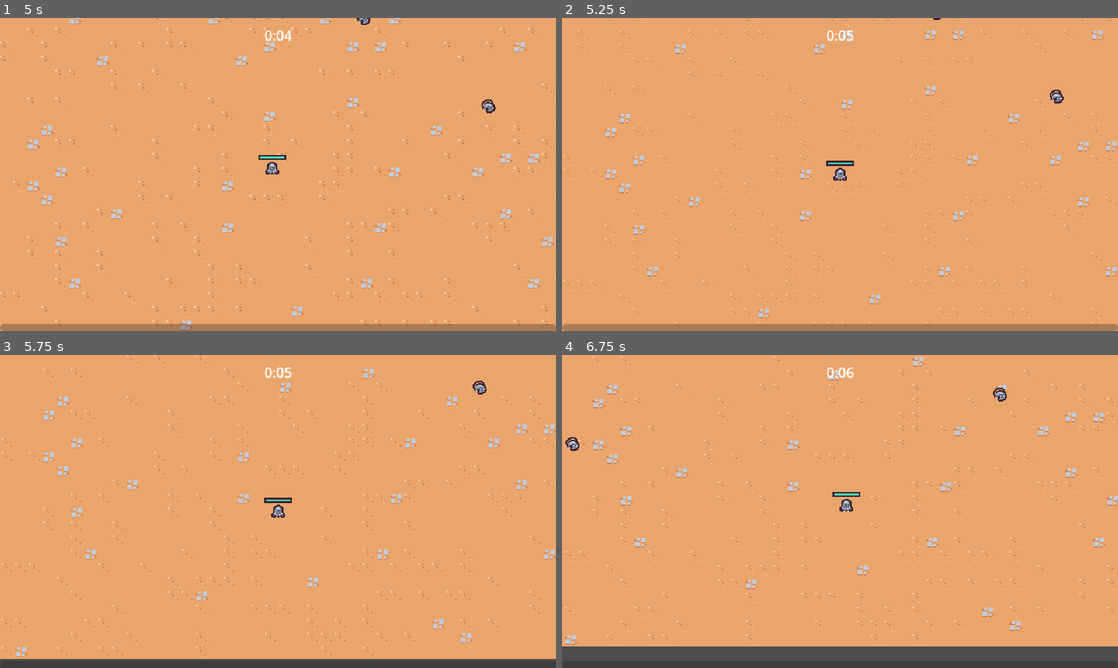
Above: before the commit, frames 1-4 (two rows, left to right).
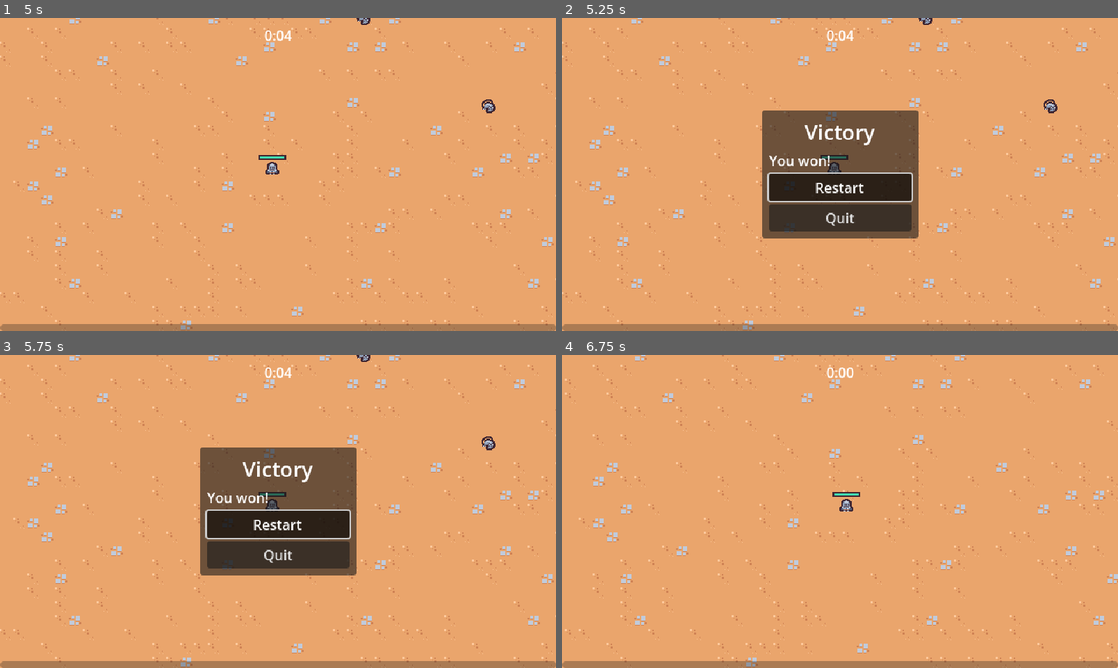
Above: after the commit, the same moments.

Repository: Ian-Ion/2d-survivors-course
Game: Godot game, scene res://scenes/main/main.tscn
Same seed, same stepped clock (60 frames per second), same inputs: the game is played once before the commit and once after it.
Inputs (mouse positions are in pixels of both pictures, inside the frame that each line leads up to):
- Up to frame 1 (5 s): move the mouse to (400, 158) at 0.52 s; press the mouse at (400, 158) at 0.53 s; hold D (move_right) 0.53-1.28 s; move the mouse to (166, 190) at 1.27 s; release the mouse at (166, 190) at 1.28 s; hold S (move_down) 1.28-2.03 s; click (166, 190) at 1.35 s; move the mouse to (333, 105) at 2.02 s; press the mouse at (333, 105) at 2.03 s; hold D (move_right) 2.03-2.78 s; move the mouse to (250, 237) at 2.77 s; release the mouse at (250, 237) at 2.78 s; hold W (move_up) 2.78-3.53 s; click (250, 237) at 2.85 s; move the mouse to (444, 221) at 3.52 s; press the mouse at (444, 221) at 3.53 s; hold A (move_left) from 3.53 s (still down); move the mouse to (111, 127) at 4.27 s; release the mouse at (111, 127) at 4.28 s; click (111, 127) at 4.35 s
- Up to frame 2 (5.25 s): move the mouse to (867, 174) at 5.02 s; release A (move_left) at 5.03 s; press the mouse at (867, 174) at 5.03 s; hold S (move_down) from 5.03 s (still down)
- Up to frame 3 (5.75 s): keep holding S (move_down)
- Up to frame 4 (6.75 s): release S (move_down) at 5.75 s; release the mouse at (867, 511) at 5.75 s; click (840, 524) at 5.75 s, where only the run after the commit has a clickable "Restart"; move the mouse to (756, 433) at 6.52 s; hold D (move_right) from 6.53 s (still down); click (756, 433) at 6.6 s

Frame 1 is identical in both runs. In frame 2, 15% of the frame differs, in the area x 0-100%, y 0-100%; in frame 3, 18%; in frame 4, 11%.

Commit message:
Create the VictoryScreen

Diff:
--- a/scenes/manager/arena_time_manager.gd
+++ b/scenes/manager/arena_time_manager.gd
@@ -1,7 +1,18 @@
 extends Node
+
+@export var victory_screen_scene: PackedScene
 
 @onready var timer = $Timer
 
 
+func _ready():
+	timer.timeout.connect(on_timer_timeout)
+
+
 func get_time_elapsed():
 	return timer.wait_time - timer.time_left
+
+
+func on_timer_timeout():
+	var victory_screen_instance = victory_screen_scene.instantiate()
+	add_child(victory_screen_instance)
--- a/scenes/manager/arena_time_manager.tscn
+++ b/scenes/manager/arena_time_manager.tscn
@@ -1,11 +1,13 @@
-[gd_scene load_steps=2 format=3 uid="uid://b2s2pr220lu1x"]
+[gd_scene load_steps=3 format=3 uid="uid://b2s2pr220lu1x"]
 
 [ext_resource type="Script" path="res://scenes/manager/arena_time_manager.gd" id="1_e6o1q"]
+[ext_resource type="PackedScene" uid="uid://cxmwnajrj1lpg" path="res://scenes/ui/victory_screen.tscn" id="2_ffcwf"]
 
 [node name="ArenaTimeManager" type="Node"]
 script = ExtResource("1_e6o1q")
+victory_screen_scene = ExtResource("2_ffcwf")
 
 [node name="Timer" type="Timer" parent="."]
-wait_time = 60.0
+wait_time = 5.0
 one_shot = true
 autostart = true
--- /dev/null
+++ b/scenes/ui/victory_screen.gd
@@ -0,0 +1,16 @@
+extends CanvasLayer
+
+
+func _ready():
+	get_tree().paused = true
+	$"%RestartButton".pressed.connect(on_restart_button_pressed)
+	$"%QuitButton".pressed.connect(on_quit_button_pressed)
+
+
+func on_restart_button_pressed():
+	get_tree().paused = false
+	get_tree().change_scene_to_file("res://scenes/main/main.tscn")
+
+
+func on_quit_button_pressed():
+	get_tree().quit()
--- /dev/null
+++ b/scenes/ui/victory_screen.tscn
@@ -0,0 +1,51 @@
+[gd_scene load_steps=2 format=3 uid="uid://cxmwnajrj1lpg"]
+
+[ext_resource type="Script" path="res://scenes/ui/victory_screen.gd" id="1_veulk"]
+
+[node name="VictoryScreen" type="CanvasLayer"]
+process_mode = 3
+script = ExtResource("1_veulk")
+
+[node name="MarginContainer" type="MarginContainer" parent="."]
+anchors_preset = 15
+anchor_right = 1.0
+anchor_bottom = 1.0
+grow_horizontal = 2
+grow_vertical = 2
+
+[node name="PanelContainer" type="PanelContainer" parent="MarginContainer"]
+layout_mode = 2
+size_flags_horizontal = 4
+size_flags_vertical = 4
+
+[node name="MarginContainer" type="MarginContainer" parent="MarginContainer/PanelContainer"]
+custom_minimum_size = Vector2(180, 0)
+layout_mode = 2
+theme_override_constants/margin_left = 8
+theme_override_constants/margin_top = 8
+theme_override_constants/margin_right = 8
+theme_override_constants/margin_bottom = 8
+
+[node name="VBoxContainer" type="VBoxContainer" parent="MarginContainer/PanelContainer/MarginContainer"]
+layout_mode = 2
+
+[node name="Label" type="Label" parent="MarginContainer/PanelContainer/MarginContainer/VBoxContainer"]
+layout_mode = 2
+theme_override_font_sizes/font_size = 24
+text = "Victory"
+horizontal_alignment = 1
+vertical_alignment = 1
+
+[node name="Label2" type="Label" parent="MarginContainer/PanelContainer/MarginContainer/VBoxContainer"]
+layout_mode = 2
+text = "You won!"
+
+[node name="RestartButton" type="Button" parent="MarginContainer/PanelContainer/MarginContainer/VBoxContainer"]
+unique_name_in_owner = true
+layout_mode = 2
+text = "Restart"
+
+[node name="QuitButton" type="Button" parent="MarginContainer/PanelContainer/MarginContainer/VBoxContainer"]
+unique_name_in_owner = true
+layout_mode = 2
+text = "Quit"
